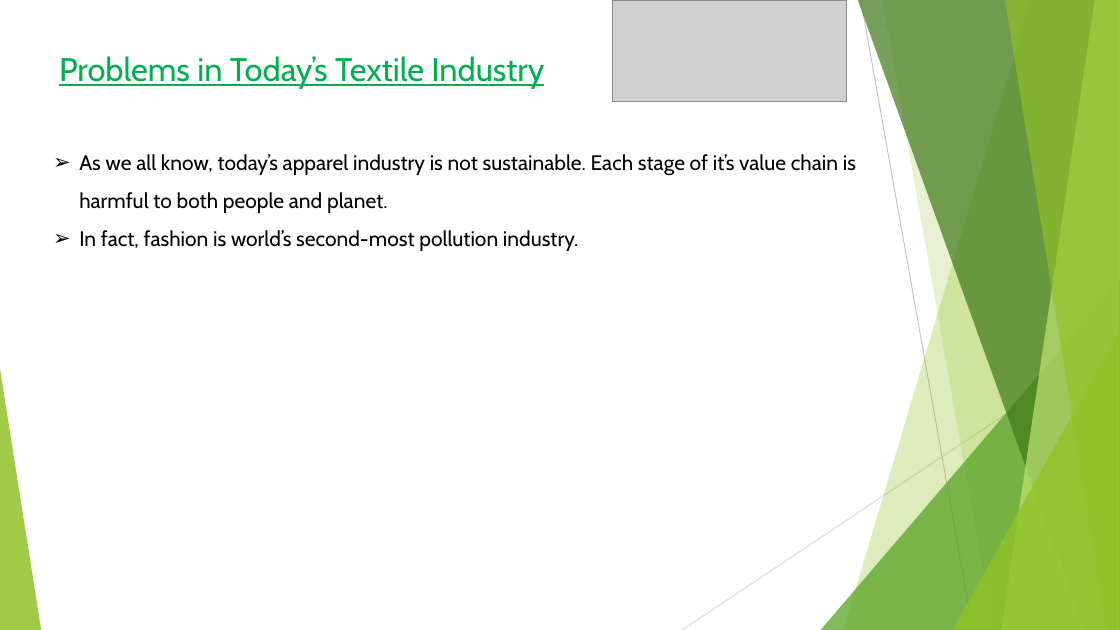
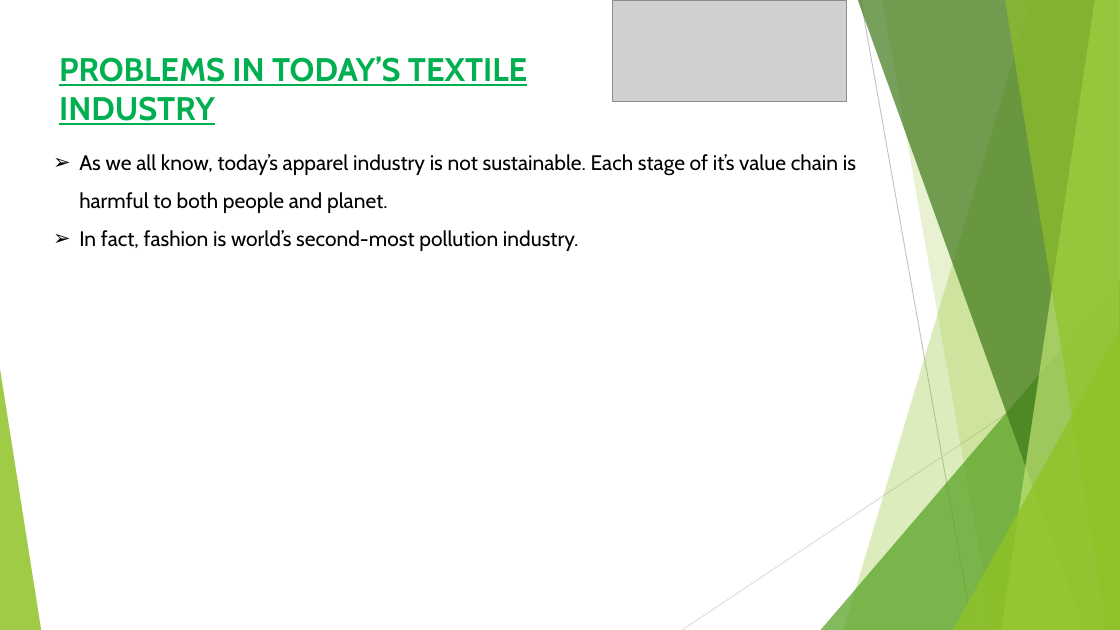
Before and after one commit to subhro1530/Hult-Prize, a slide deck: slide 2 of Demonstration.pptx. Drawn at 1120x630 pixels with LibreOffice and Linux fonts; fonts in the diff are those of the drawing; grey boxes stand for pictures. Boxes give left, top, right and bottom in pixels: in the first picture for what was removed or moved away, otherwise in the second. Text is boxed around its words. In the diff, an @@ line names an element or a change of style, - is before the commit and + after.

```diff
--- a/Demonstration.pptx
+++ b/Demonstration.pptx
@@ text at (59, 56, 527, 125): text changed; bold on @@
-Problems in Today’s Textile Industry
+PROBLEMS IN TODAY’S TEXTILE INDUSTRY
```
Also in this commit, not shown: 9 other slides changed, 6 slides added, 2 slides removed.
